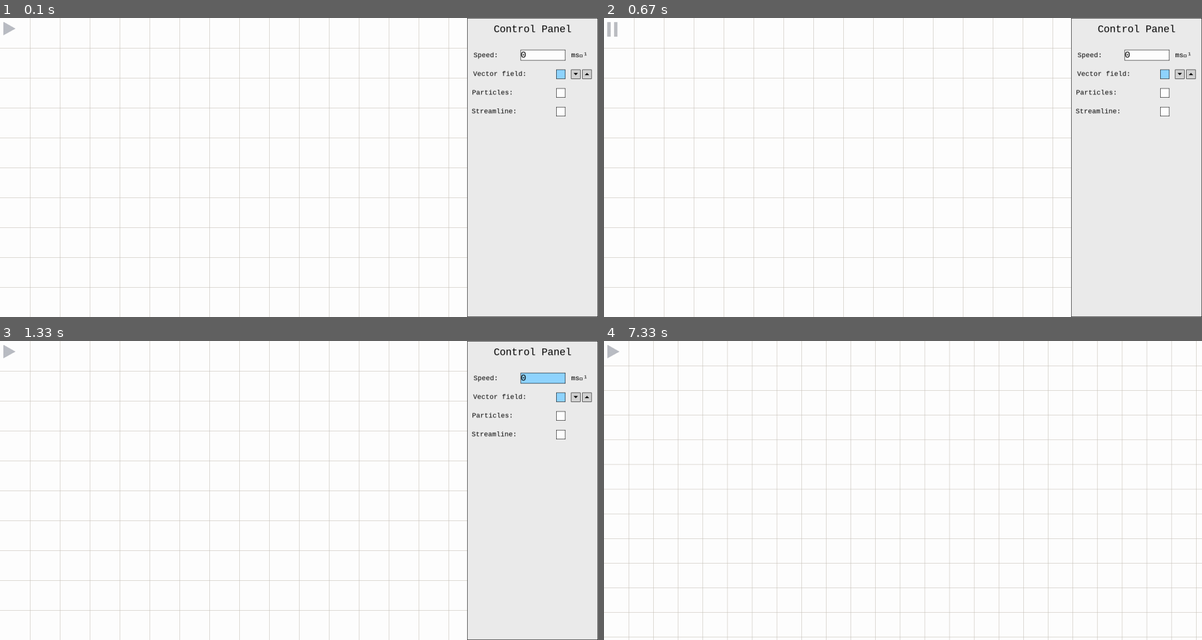
Above: before the commit, frames 1-4 (two rows, left to right).
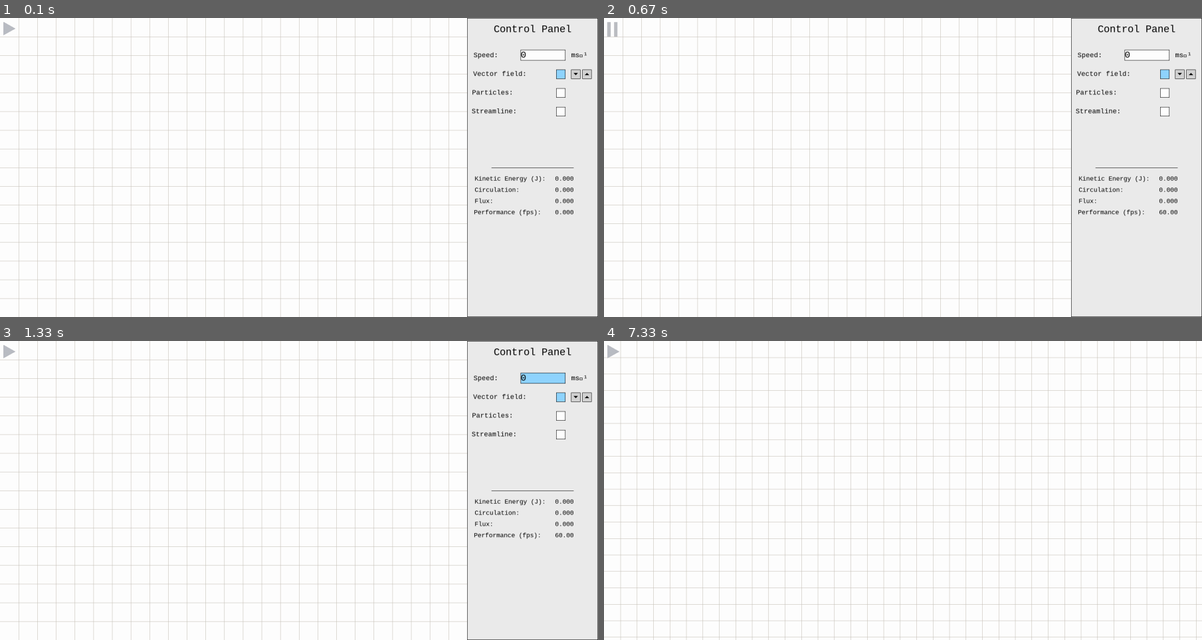
Above: after the commit, the same moments.

Repository: mrgreenlid/Fluids
Game: pygame game, started from main.py
Same seed, same stepped clock (60 frames per second), same inputs: the game is played once before the commit and once after it.
Inputs (mouse positions are in pixels of both pictures, inside the frame that each line leads up to):
- Up to frame 1 (0.1 s): no input
- Up to frame 2 (0.67 s): click (615, 32) at 0.38 s
- Up to frame 3 (1.33 s): tap Space at 0.67 s; click "0" at 1.05 s
- Up to frame 4 (7.33 s): click (1124, 595) at 1.38 s; click (1166, 433) at 1.72 s; click (1166, 415) at 2.05 s; tap C at 2.33, 5.4, 7.23 s; click (615, 355) at 2.72 s; click (615, 355) at 4.05 s; click (1166, 397) at 5.78 s; click (1166, 433) at 6.12 s; click (1190, 397) at 6.95 s

The runs differ from the first frame. In frame 1, 7.0% of the frame differs, in the area x 0-96%, y 0-100%; in frame 2, 7.0%; in frame 3, 7.0%; in frame 4, 6.2%.

Commit message:
Data display w/ rethinking velocity function input

Diff:
--- a/algorithms.py
+++ b/algorithms.py
@@ -1,4 +1,6 @@
 import pygame
+import math
+import cmath
 
 # Basic subroutines for interface components
 
@@ -23,3 +25,15 @@
 def toggleVariable(var : bool):
     """Returns the opposite value to the one passed in"""
     return not var
+
+def arg(z : complex):
+    """Returns the argument of complex number [-pi, pi]"""
+    return cmath.phase(z)
+
+def magnitude(z : complex):
+    """Returns the magnitude of a complex number"""
+    return math.sqrt(z.real**2 + z.imag**2)
+
+def kineticEnergy(speed : int | float, mass : int | float):
+    """Returns the kinetic energy of an object of given speed and mass"""
+    return 0.5*mass*(speed**2)
--- a/fluid.py
+++ b/fluid.py
@@ -8,7 +8,7 @@
     def __init__(self):
         # Sets up an (initially empty numpy array to store velocities at each point)
         self.__domain = np.empty((self.__line_height, self.__line_length), dtype=np.float32)
-
+        print(__domain)
     def checkInteract(self):
         return
 
@@ -18,6 +18,9 @@
 
     def setValue(self, function):
         return
+
+
+
 
 class VectorField(Output):
     class_type = "output"
--- a/interface.py
+++ b/interface.py
@@ -18,13 +18,15 @@
 
 
 class Label:
-    def __init__(self, window : pygame.Surface, x : int, y : int, text : str, size : int, bg : str, font : str = "Consolas"):
+    def __init__(self, window : pygame.Surface, x : int, y : int, text : str, size : int, bg : str, font : str = "Consolas", variable : str = None):
         """Creates text label to be placed on screen"""
         self._window = window
         self._size = size
         self._bg = bg
         self._text = f"{text}"
 
+        self.__variable = variable
+
         # Creates a set of arguments to be used to render the text
         self._render_arguments = [self._text, True, "black", self._bg]
 
@@ -37,6 +39,12 @@
         """Places label at preset location"""
         self._window.blit(self._font.render(*self._render_arguments), self._rect)
 
+    def update(self, data):
+        try:
+            if isinstance(data[self.__variable], float):
+                self._render_arguments[0] = str('{0:.10f}'.format(data[self.__variable]))[:5]
+        except KeyError:
+            pass
 
 class Entry(Label, Input):
     _inactive_colour = "#FFFFFF"
@@ -45,7 +53,6 @@
     def __init__(self, window : pygame.Surface, x : int, y : int, text : str, variable : str, datatype : type, size : int = 25):
         """Creates entry box to be placed on screen"""
         super().__init__(window, x, y, " ", size, self._inactive_colour, "Courier")
-
         self._text = f"{text}"
         self._variable = variable
         self._datatype = datatype
@@ -353,9 +360,10 @@
                 if (self.__value - self.__increment) >= self.__minimum:
                     self.__value -= self.__increment
 
-
     def getVariable(self):
+        """Returns associated variable"""
         return self.__variable
 
     def getValue(self):
+        """Returns value"""
         return self.__value
--- a/main.py
+++ b/main.py
@@ -8,6 +8,7 @@
 # Sets the constants of the screen surface
 SCREEN_HEIGHT = 800
 SCREEN_WIDTH = 1600
+FRAME_RATE = 60
 bg_colour = "#FFFFFF"
 ui_bg = "#ECECEC"
 
@@ -25,10 +26,15 @@
         "flow":False,
         "show_field":True,
         "show_streamline":False,
-             "field_rows":10,
+        "field_rows":16,
+        "frame_rate":0.0,
+            "velocity_function":"",
              "speed":0.0,
-             "direction":"left",
-             "kinetic_energy": 0.0}
+             "kinetic_energy": 0.0,
+             "circulation" : 0.0,
+             "flux" : 0.0,
+             "force":0.0
+             }
 
 
 # Instantiates control panel components
@@ -44,16 +50,28 @@
 show_streamline_label = ui.Label(screen, SCREEN_WIDTH-278, 250, "Streamline:", 20, ui_bg)
 show_streamline_checkbox = ui.Checkbox(screen, SCREEN_WIDTH-100, 250, "show_streamline")
 
+
+velocity_function_entry = ui.Entry(screen, SCREEN_WIDTH-200, 300, "", "veloctiy_function", str)
+
+
+border_data_box = ui.Box(screen,SCREEN_WIDTH-175, 400, 220, 1, "#000000")
+
+energy_label = ui.Label(screen, SCREEN_WIDTH-235, 430, "Kinetic Energy (J):", 17, ui_bg, "Courier")
+energy_data = ui.Label(screen, SCREEN_WIDTH-100, 430, 0.0, 17, ui_bg, "Courier", "kinetic_energy")
+circulation_label = ui.Label(screen, SCREEN_WIDTH-270, 460, "Circulation:", 17, ui_bg, "Courier")
+circulation_data = ui.Label(screen, SCREEN_WIDTH-100, 460, 0.0, 17, ui_bg, "Courier", "circulation")
+flux_label = ui.Label(screen, SCREEN_WIDTH-305, 490, "Flux:", 17, ui_bg, "Courier")
+flux_data = ui.Label(screen, SCREEN_WIDTH-100, 490, 0.0, 17, ui_bg, "Courier", "flux")
+frame_rate_label = ui.Label(screen,SCREEN_WIDTH-242, 520, "Performance (fps):", 17, ui_bg, "Courier")
+frame_rate_data= ui.Label(screen,SCREEN_WIDTH-100, 520, 0.0, 17, ui_bg, "Courier", "frame_rate")
+
+
 control_objects = (control_panel_box, control_panel_label, speed_label, speed_entry, speed_unit_label,
                    show_grid_doublecheckbox, show_field_label, show_particle_label, field_rows_increment,
-                   show_streamline_label, show_streamline_checkbox)
+                   show_streamline_label, show_streamline_checkbox, border_data_box, energy_label, energy_data, circulation_label, circulation_data,
+                   flux_label, flux_data, frame_rate_label, frame_rate_data)
 
 control_interactable = (speed_entry, show_grid_doublecheckbox, field_rows_increment, show_streamline_checkbox)
-# Instantiates data panel components
-
-data_panel_box = ui.Box(screen, SCREEN_WIDTH-175, SCREEN_HEIGHT/2, 350, SCREEN_HEIGHT, ui_bg)
-
-data_objects = (data_panel_box,)
 
 # Instantiates tank components
 flow_button = ui.Button(screen, 22, 30, "flow", "play_image.png", "pause_image.png", (0.2, 0.2), (0.2, 0.2), "space")
@@ -65,7 +83,7 @@
 running = True
 while running:
     # Changes the caption of the window to view framerate and colours the screen blank, to allow for objects to be placed on it
-    pygame.display.set_caption(f"Fluid Mechanics Simulator - FPS: {str(clock.get_fps())[:5]}")
+    pygame.display.set_caption(f"Fluid Mechanics Simulator")
     screen.fill(bg_colour)
 
     # Starts event loop
@@ -98,6 +116,7 @@
                 if tapping(event) or (typing(event) and event.unicode == "\x0D"):
                     data[obj.getVariable()] = obj.getValue()
 
+
     # Places objects, when relevant
     if data["tank"]:
         for obj in tank_objects:
@@ -106,11 +125,17 @@
     if data["show_control"]:
         for obj in control_objects:
             obj.place()
+            try:
+                obj.update(data)
+            except AttributeError:
+                pass
 
     # Updates the screen with changes that have been set in each loop
     pygame.display.flip()
 
     # Keeps loop in time with the clock
-    dt = clock.tick(60) / 1000
-    print(data)
+    dt = clock.tick(FRAME_RATE) / 1000
+
+    data["frame_rate"] = clock.get_fps()
+
 pygame.quit()
